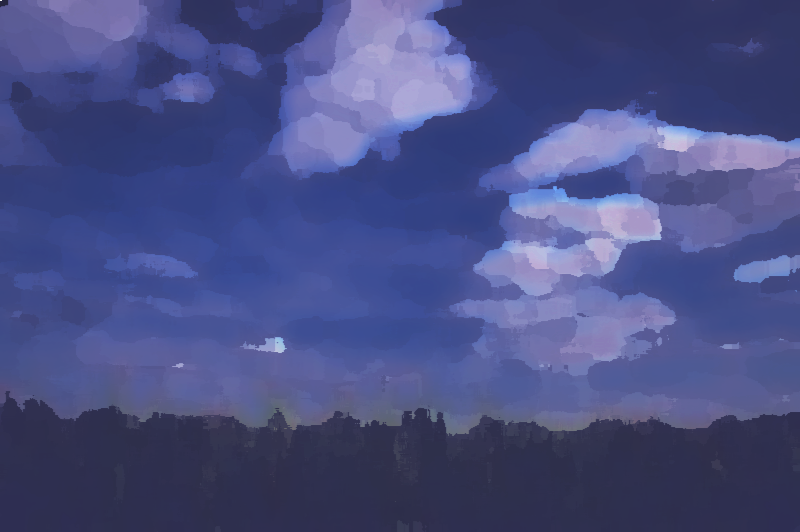
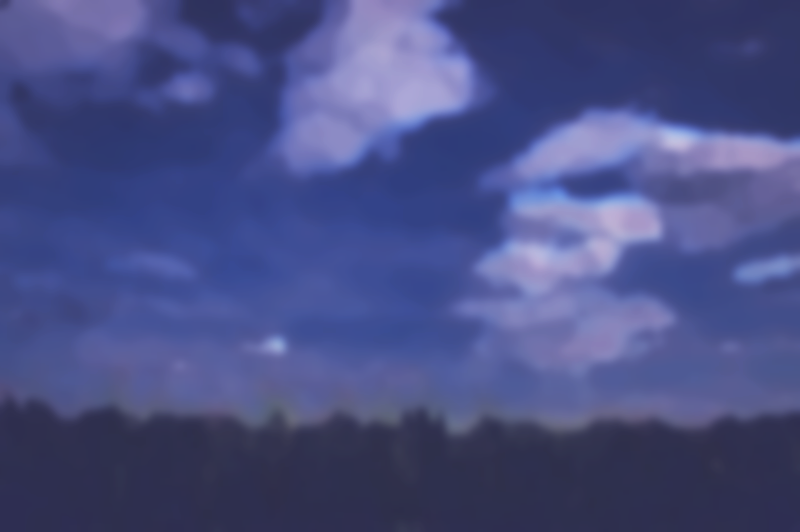
Layers edited between the first and the second 800 × 532 image:
added layer "Filtered copy" (77%) above "Filtered" over [0, 0, 800, 532]
hid "Filtered" over [0, 0, 800, 532]
